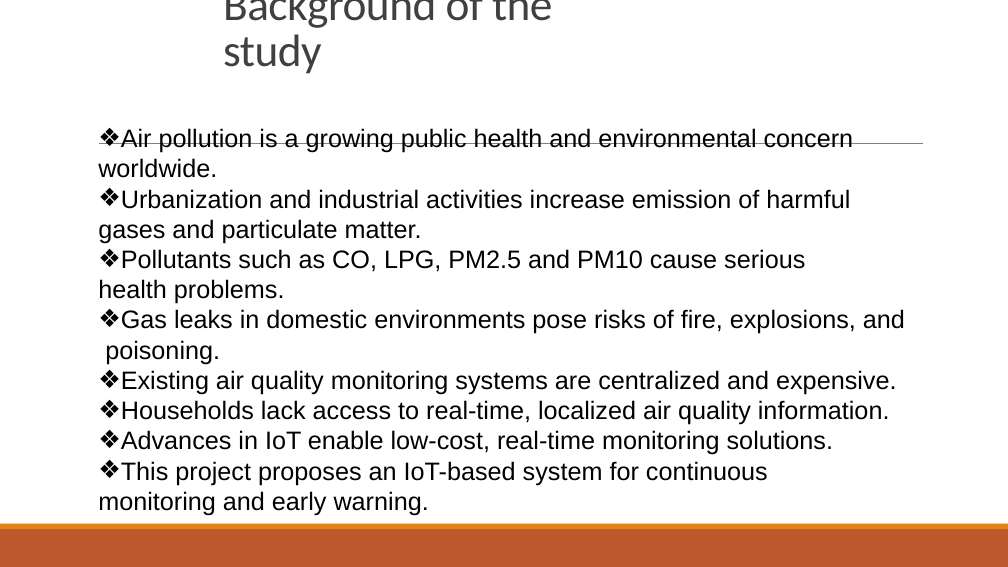
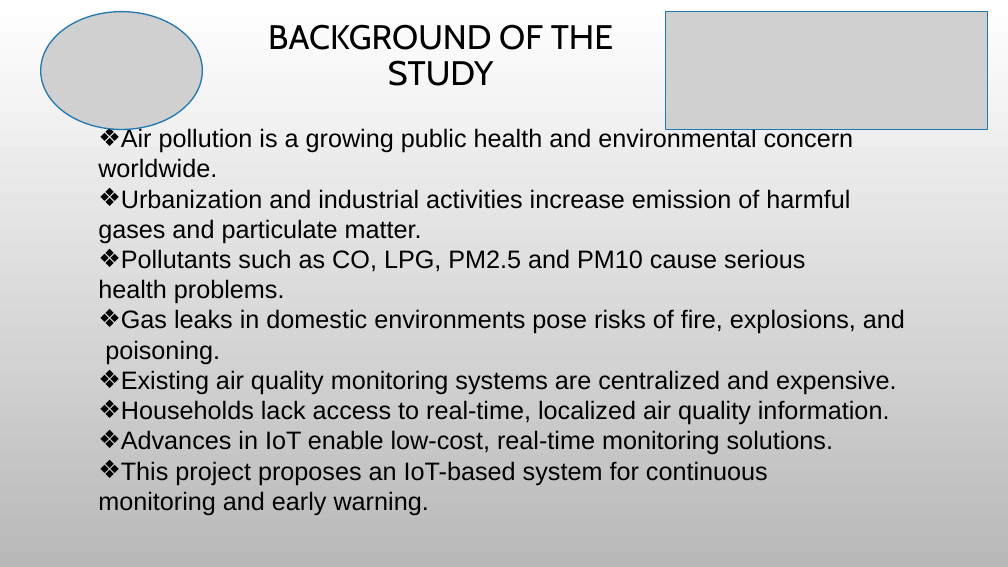
Before and after one commit to joshuamuthenya/finalyearproject_all_content, a slide deck: slide 2 of iotbasedairqualitymonitoringsystem.pptx (slide 3 before the commit). Drawn at 1008x567 pixels with LibreOffice and Linux fonts; fonts in the diff are those of the drawing; grey boxes stand for pictures; background and template pictures are left out. Boxes give left, top, right and bottom in pixels: in the first picture for what was removed or moved away, otherwise in the second. Text is boxed around its words. In the diff, an @@ line names an element or a change of style, - is before the commit and + after.

```diff
--- a/iotbasedairqualitymonitoringsystem.pptx
+++ b/iotbasedairqualitymonitoringsystem.pptx
@@ background #FFFFFF to picture (left out) @@
@@ picture added at box(41, 11, 203, 129) @@
@@ title "BACKGROUND OF THE STUDY" at box(268, 24, 613, 86): vertical alignment bottom to middle @@
@@ title at box(268, 24, 613, 86): text changed; size 43.2 to 32.4 pt; font Calibri to Cabin; text colour #404040 to #000000 @@
-Background of the study
+BACKGROUND OF THE STUDY
@@ picture added at box(666, 11, 988, 129) @@
@@ line removed from (99, 144) to (923, 144) @@
@@ text at box(121, 127, 905, 485): indent changed @@
@@ rectangle removed at box(0, 529, 1008, 567) @@
@@ rectangle removed at box(0, 524, 1008, 529) @@
```
Also in this commit, not shown: 9 other slides changed, 4 slides added, 3 slides removed, 45 other files.
